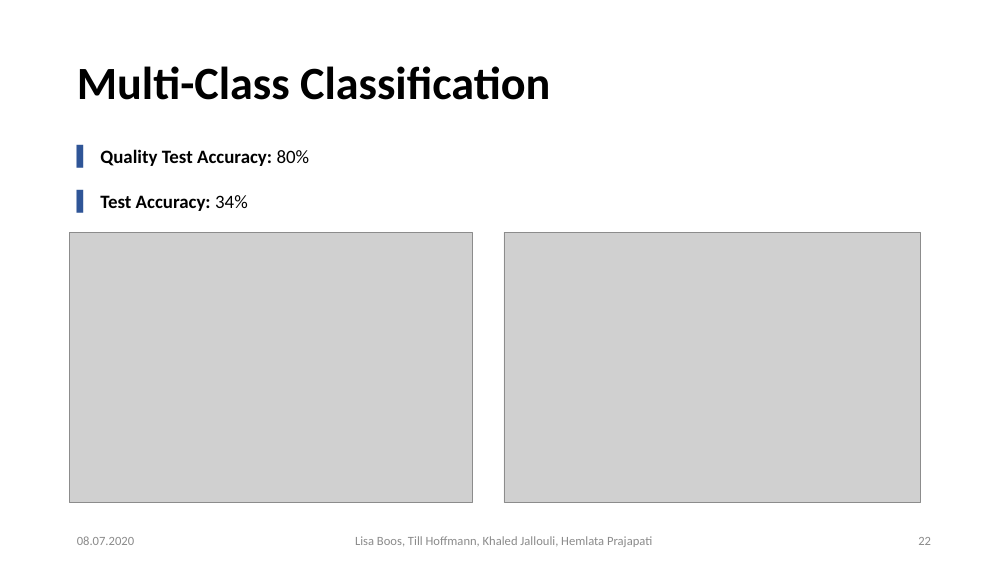
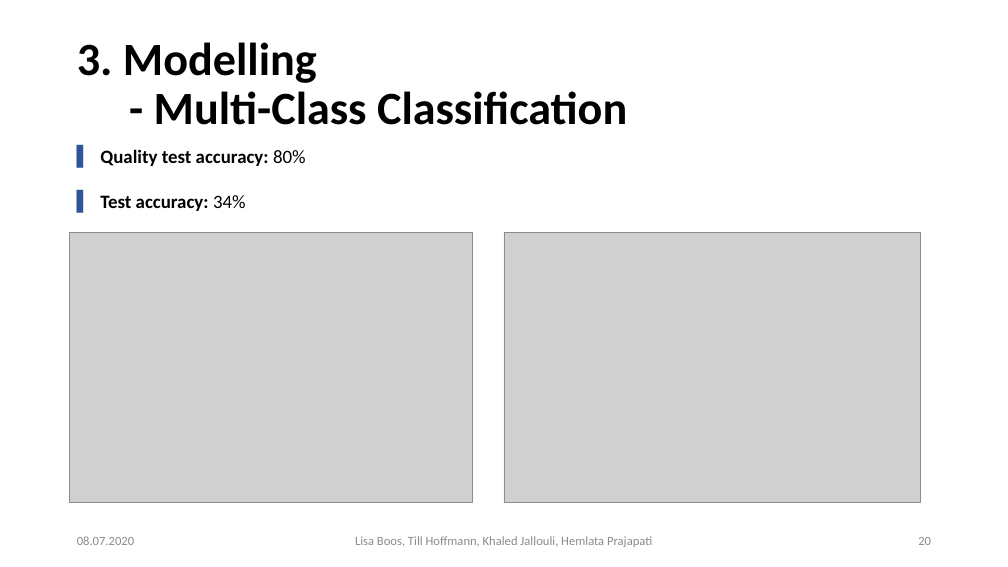
Before and after one commit to Khaledjallouli/project, a slide deck: slide 20 of Daily/sprint9/Final_Presentation_Phase_I.pptx (slide 22 before the commit). Drawn at 1008x567 pixels with LibreOffice and Linux fonts; fonts in the diff are those of the drawing; grey boxes stand for pictures; background and template pictures are left out. Boxes give left, top, right and bottom in pixels: in the first picture for what was removed or moved away, otherwise in the second. Text is boxed around its words. In the diff, an @@ line names an element or a change of style, - is before the commit and + after.

```diff
--- a/Daily/sprint9/Final_Presentation_Phase_I.pptx
+++ b/Daily/sprint9/Final_Presentation_Phase_I.pptx
@@ title at (77,42,627,125): text changed @@
-Multi-Class Classification
+3. Modelling
+- Multi-Class Classification
@@ text at (100,149,306,211): text changed @@
-▌ Quality Test Accuracy: 80%
-▌ Test Accuracy: 34%
+▌ Quality test accuracy: 80%
+▌ Test accuracy: 34%
@@ page number at (918,537,931,545): text changed @@
-22
+20
```
Also in this commit, not shown: 18 other slides changed, 2 slides added.
